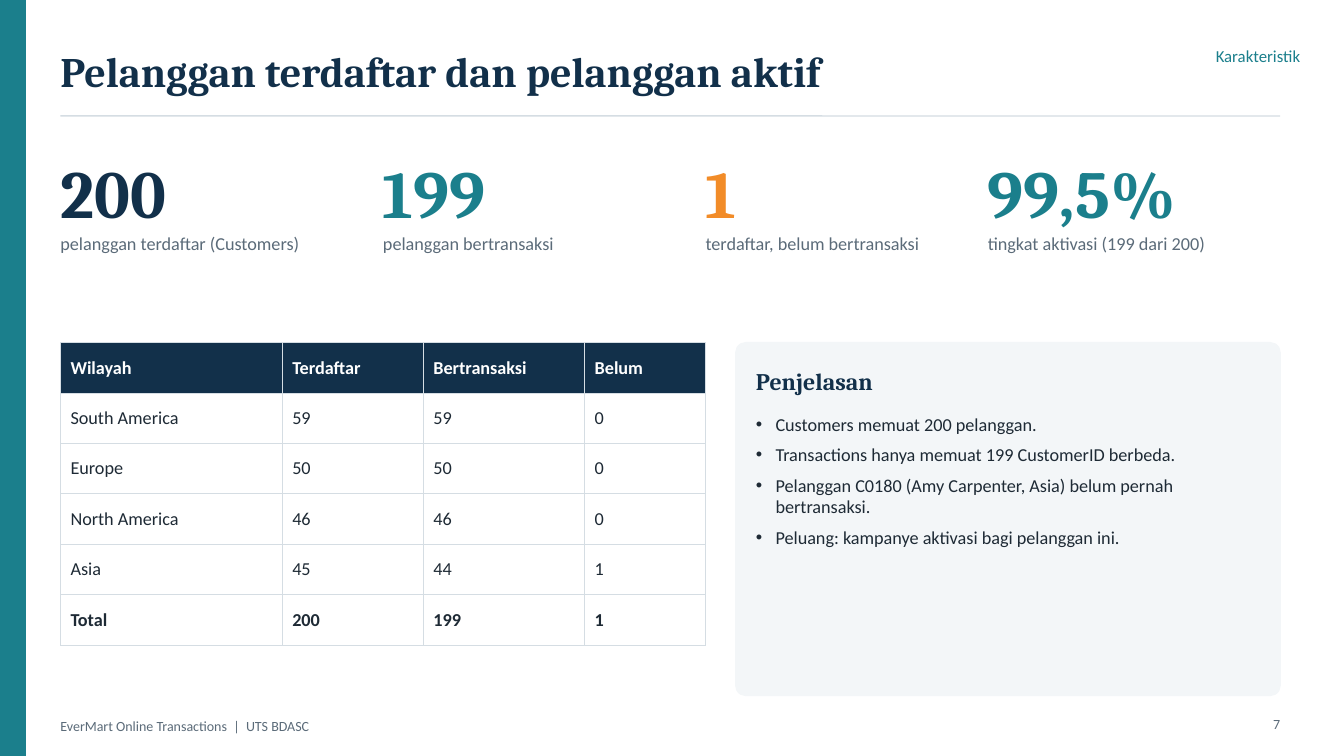
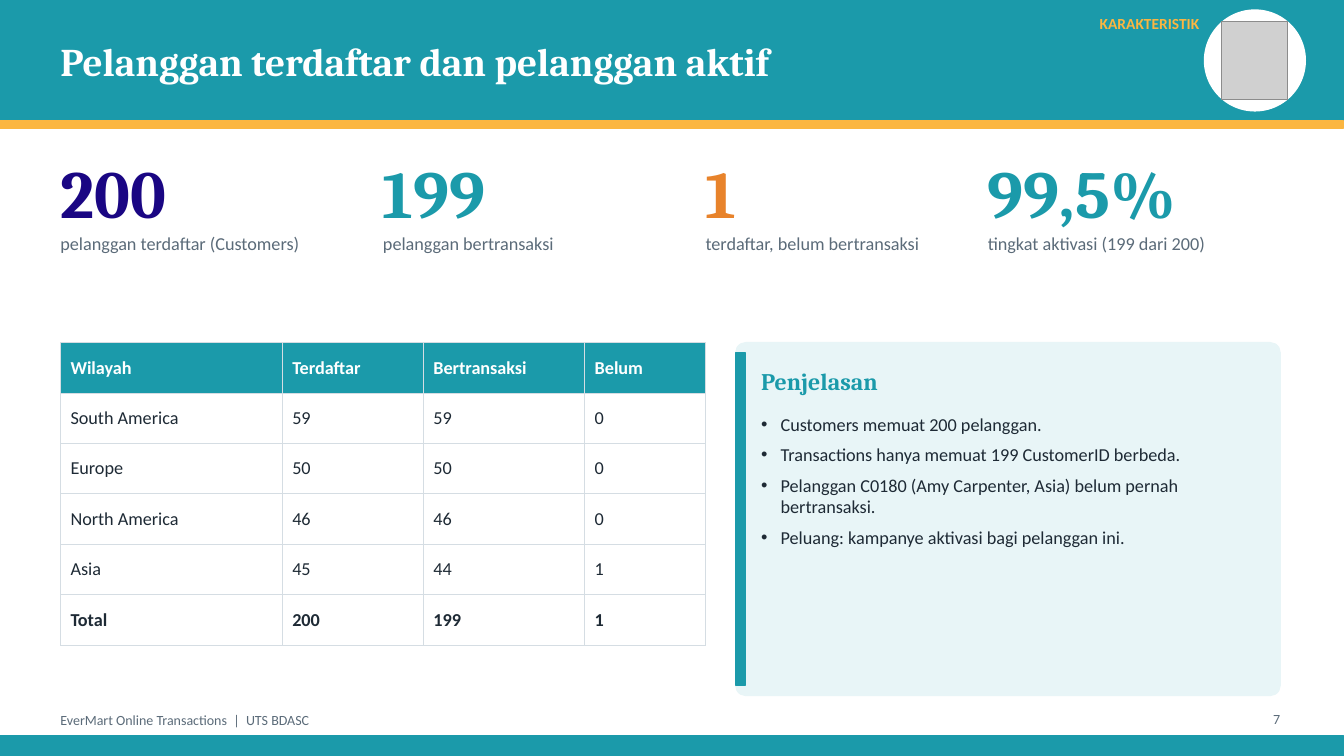
Before and after one commit to farhansech/EXACOUNT, a slide deck: slide 7 of output/EverMart_UTS_BDASC.pptx. Drawn at 1344x756 pixels with LibreOffice and Linux fonts; fonts in the diff are those of the drawing; grey boxes stand for pictures. Boxes give left, top, right and bottom in pixels: in the first picture for what was removed or moved away, otherwise in the second. Text is boxed around its words. In the diff, an @@ line names an element or a change of style, - is before the commit and + after.

```diff
--- a/output/EverMart_UTS_BDASC.pptx
+++ b/output/EverMart_UTS_BDASC.pptx
@@ rectangle removed at bbox=[0, 0, 25, 756] @@
@@ rectangle added at bbox=[0, 0, 1344, 121], fill #1B9AAA, outline #1B9AAA 1 pt @@
@@ text "Pelanggan terdaftar dan pelanggan aktif": place and size @@
-text "Pelanggan terdaftar dan pelanggan aktif" at bbox=[60, 57, 820, 97]
+text "Pelanggan terdaftar dan pelanggan aktif" at bbox=[60, 48, 769, 85]
@@ text "Pelanggan terdaftar dan pelanggan aktif" at bbox=[60, 48, 769, 85]: size 30 to 28 pt, text colour #12304A to #FFFFFF @@
@@ text at bbox=[1100, 19, 1199, 29]: text changed; size 12 to 11 pt; text colour #1B7F8C to #FBB641; bold on @@
-Karakteristik
+KARAKTERISTIK
@@ ellipse added at bbox=[1205, 10, 1306, 111], fill #FFFFFF, outline #FFFFFF 1 pt @@
@@ picture added at bbox=[1222, 21, 1289, 100] @@
@@ line removed from (60, 116) to (1280, 116) @@
@@ rectangle added at bbox=[0, 121, 1344, 128], fill #FBB641, outline #FBB641 1 pt @@
@@ text "200" at bbox=[60, 172, 166, 219]: text colour #12304A to #1A0683 @@
@@ text "199" at bbox=[383, 172, 486, 219]: text colour #1B7F8C to #1B9AAA @@
@@ text "99,5%" at bbox=[988, 172, 1176, 228]: text colour #1B7F8C to #1B9AAA @@
@@ table at bbox=[60, 343, 706, 630] @@
@@ fill #12304A to #1B9AAA in row 1 @@
@@ rounded rectangle at bbox=[736, 343, 1280, 696]: fill #F3F6F8 to #E8F5F7; outline #F3F6F8 1 pt to #E8F5F7 1 pt @@
@@ rectangle added at bbox=[736, 353, 745, 686], fill #1B9AAA, outline #1B9AAA 1 pt @@
@@ text "Penjelasan" at bbox=[761, 373, 878, 395]: text colour #12304A to #1B9AAA @@
@@ text "Customers memuat 200 pelanggan.": place and size @@
-text "Customers memuat 200 pelanggan." at bbox=[776, 418, 1175, 547]
+text "Customers memuat 200 pelanggan." at bbox=[781, 418, 1180, 547]
@@ text "EverMart Online Transactions | UTS ...": place and size @@
-text "EverMart Online Transactions | UTS ..." at bbox=[60, 721, 309, 731]
+text "EverMart Online Transactions | UTS ..." at bbox=[60, 715, 309, 725]
@@ page number: place and size @@
-page number at bbox=[1273, 720, 1280, 729]
+page number at bbox=[1273, 715, 1280, 724]
@@ rectangle added at bbox=[0, 736, 1344, 756], fill #1B9AAA, outline #1B9AAA 1 pt @@
```
Also in this commit, not shown: 34 other slides changed, 7 slides added, 1 slide removed, 1 other file.
